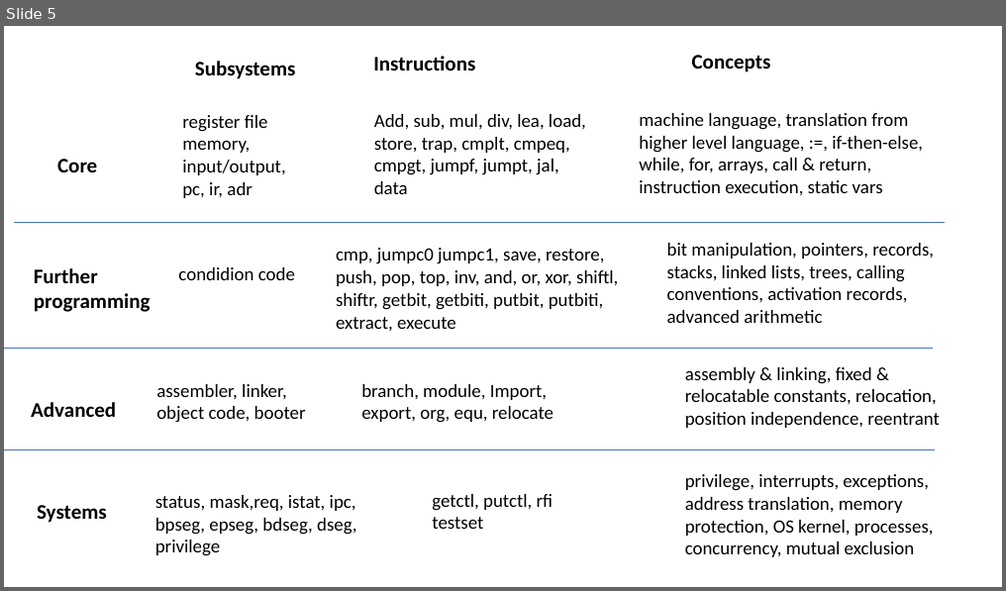
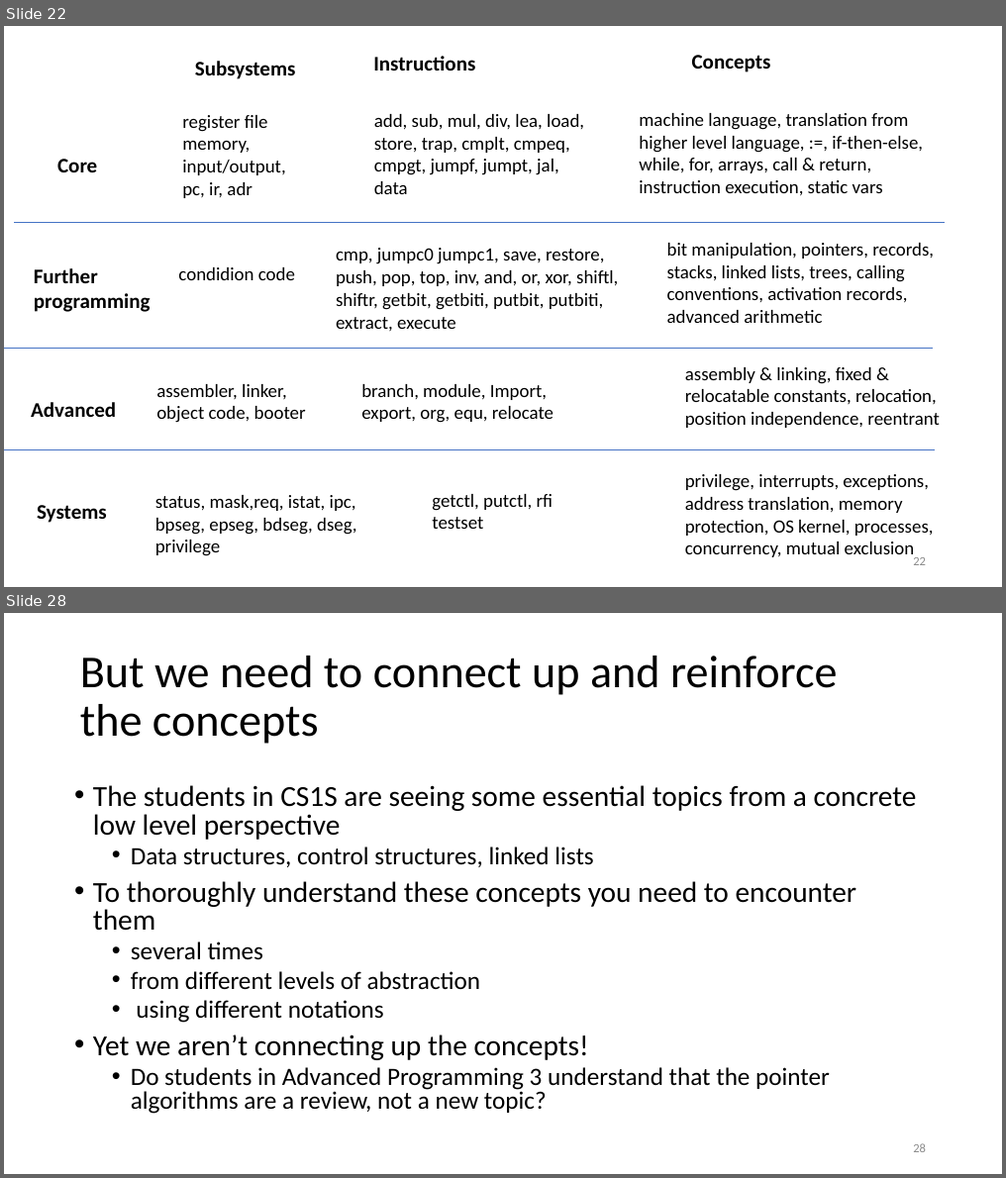
Before and after one commit to jtod/jtod.github.io, a slide deck: home/Sigma16/dev/docs/papers/Computer systems with Sigma16 and Hydra.pptx. Shown one above the other, each under a label of ours: slide 5 before the commit, slides 22 and 28 after it; the slides between them are not shown. The pictures are 1006x591 and 1006x1178 pixels, drawn with LibreOffice and Linux fonts; fonts in the diff are those of the drawing. Boxes give left, top, right and bottom in pixels: in the first picture for what was removed or moved away, otherwise in the second. Text is boxed around its words. In the diff, an @@ line names an element or a change of style, - is before the commit and + after.

```diff
--- a/home/Sigma16/dev/docs/papers/Computer systems with Sigma16 and Hydra.pptx
+++ b/home/Sigma16/dev/docs/papers/Computer systems with Sigma16 and Hydra.pptx
@@ slide 28 added at (4, 613, 1002, 1174), background #FFFFFF @@
@@ title added at (80, 656, 837, 744), 44 pt, text #000000 @@
+But we need to connect up and reinforce
+the concepts
@@ text added at (93, 785, 917, 1114), 24 pt, text #000000 @@
+• The students in CS1S are seeing some essential topics from a concrete low level perspective
+  • Data structures, control structures, linked lists
+• To thoroughly understand these concepts you need to encounter them
+  • several times
+  • from different levels of abstraction
+  • using different notations
+• Yet we aren’t connecting up the concepts!
+  • Do students in Advanced Programming 3 understand that the pointer algorithms are a review, not a new topic?
@@ page number added at (913, 1144, 926, 1153), 12 pt, text #8C8C8C @@
+28
@@ what was slide 5 is now slide 22 @@
@@ slide 22 changed as well @@
@@ text at (374, 114, 584, 194): text changed @@
-Add, sub, mul, div, lea, load, store, trap, cmplt, cmpeq, cmpgt, jumpf, jumpt, jal, data
+add, sub, mul, div, lea, load, store, trap, cmplt, cmpeq, cmpgt, jumpf, jumpt, jal, data
@@ page number added at (913, 558, 926, 566), 12 pt, text #8C8C8C @@
+22
```
Also in this commit, not shown: 2 other slides changed, 24 other slides added, 1 slide removed, 11 other files.
